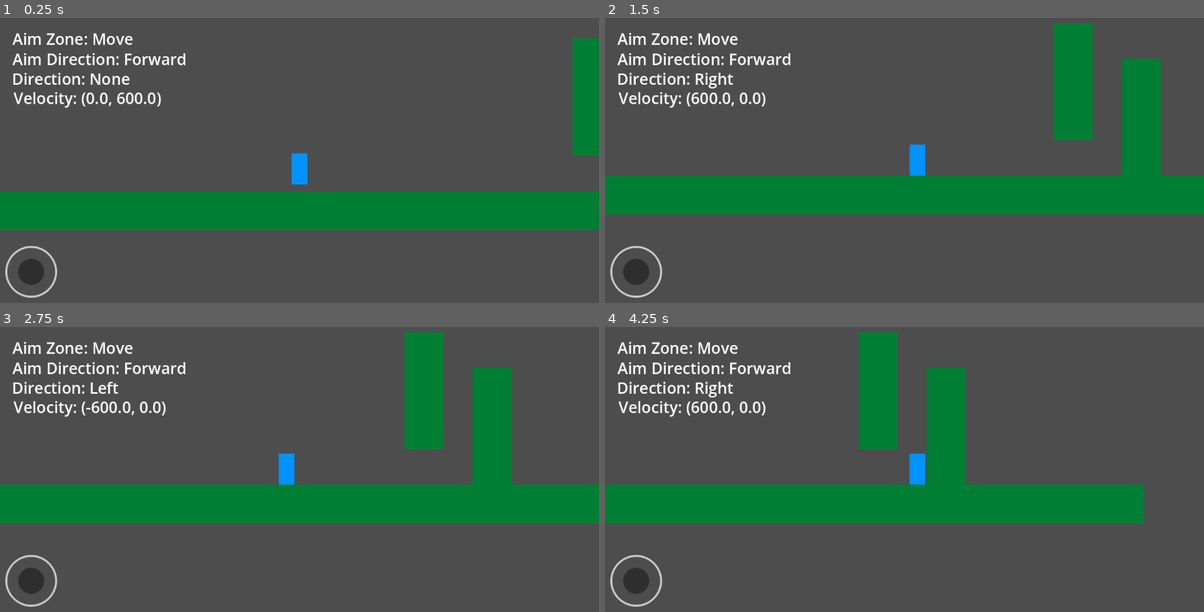
Above: before the commit, frames 1-4 (two rows, left to right).
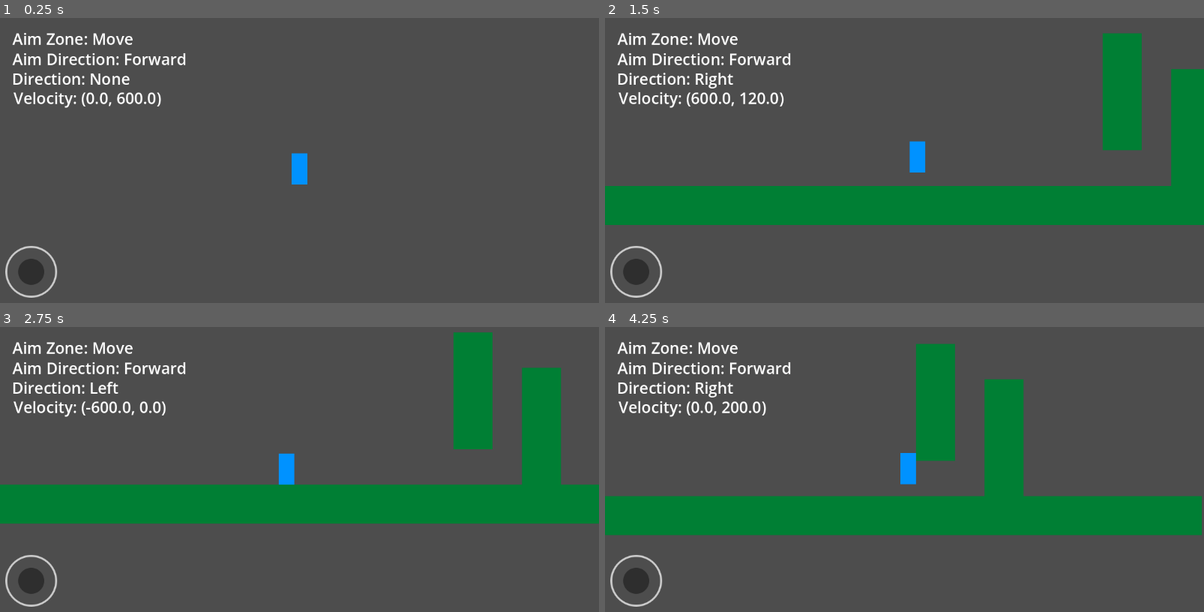
Above: after the commit, the same moments.

Repository: Mrdarx444/Veinbreaker
Game: Godot game, scene res://source/test/world.tscn
Two runs of this game, one before a commit and one after it. Both use one fixed random seed, a clock stepped at 60 frames per second and the inputs below.
Inputs:
- Up to frame 1 (0.25 s): no input
- Up to frame 2 (1.5 s): hold D (Right) from 0.53 s (still down); tap Space (Jump, bound only after the commit) at 0.6, 0.77, 1.07, 1.35 s
- Up to frame 3 (2.75 s): tap Space (Jump, bound only after the commit) at 1.52, 1.82, 2.1 s; release D (Right) at 2.03 s; hold A (Left) from 2.03 s (still down)
- Up to frame 4 (4.25 s): release A (Left) at 2.78 s; hold D (Right) from 2.78 s (still down); tap Space (Jump, bound only after the commit) at 2.85, 3.02, 3.32, 3.6, 3.77, 4.07 s

The runs differ from the first frame. In frame 1, 16% of the frame differs, in the area x 0-100%, y 7-75%; in frame 2, 15%; in frame 3, 8.9%; in frame 4, 17%, in the area x 0-100%, y 1-74%.

Commit message:
Simple Jump Mechanics

Diff:
--- a/project.godot
+++ b/project.godot
@@ -50,6 +50,11 @@
 "events": [Object(InputEventKey,"resource_local_to_scene":false,"resource_name":"","device":-1,"window_id":0,"alt_press …(192 unchanged characters)…
 ]
 }
+Jump={
+"deadzone": 0.2,
+"events": [Object(InputEventKey,"resource_local_to_scene":false,"resource_name":"","device":-1,"window_id":0,"alt_pressed":false,"shift_pressed":false,"ctrl_pressed":false,"meta_pressed":false,"pressed":false,"keycode":0,"physical_keycode":32,"key_label":0,"unicode":32,"location":0,"echo":false,"script":null)
+]
+}
 
 [input_devices]
 
--- a/source/scripts/Player/player.gd
+++ b/source/scripts/Player/player.gd
@@ -5,8 +5,10 @@
 @export var acceleration: float = speed * 8
 @export var friction: float = speed * 10
 @export_range(0, 1, 0.01) var aiming_slowdown_ratio: float = 0.75
-@export var gravity: float = ProjectSettings.get_setting("physics/2d/default_gravity") * 2
+@export_subgroup("Jump & Fall")
+var gravity: float = ProjectSettings.get_setting("physics/2d/default_gravity") * 2
 @export var max_fall_speed: float = 1500.0
+@export var jump_velocity: float = -900
 
 @onready var joystick: PlayerAimComponent = $Components/PlayerAimComponent
 
@@ -20,6 +22,7 @@
 func _physics_process(delta: float) -> void:
 	movement_handle(delta)
 	gravity_handle(delta)
+	jump_handle(delta)
 	move_and_slide()
 	_debugg()
 
@@ -51,6 +54,12 @@
 				friction * delta
 			)
 
+func jump_handle(delta: float):
+	if Input.is_action_just_pressed("Jump") and is_on_floor():
+		velocity.y = jump_velocity
+	if Input.is_action_just_released("Jump") and !is_on_floor() and velocity.y < 0:
+		velocity.y = 0
+
 func _debugg():
 	zone_label.text = "Aim Zone: " + joystick.aim_zone_debbug[joystick.current_zone]
 	direction_label.text = "Aim Direction: " + joystick.aim_direction_debbug[joystick.aim_direction]
--- a/source/test/world.tscn
+++ b/source/test/world.tscn
@@ -103,4 +103,4 @@
 shape = SubResource("RectangleShape2D_4loxo")
 
 [node name="Player" parent="." unique_id=1568325260 instance=ExtResource("1_4loxo")]
-position = Vector2(399, 240)
+position = Vector2(210, -878)
